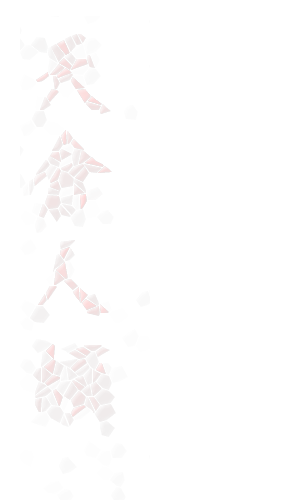
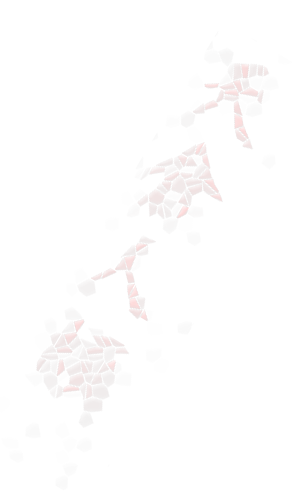
Two versions of the same layered image (300x500). Layer-by-layer changes:
painted on "天倉人頡 #1" over [10, 16, 278, 500]
